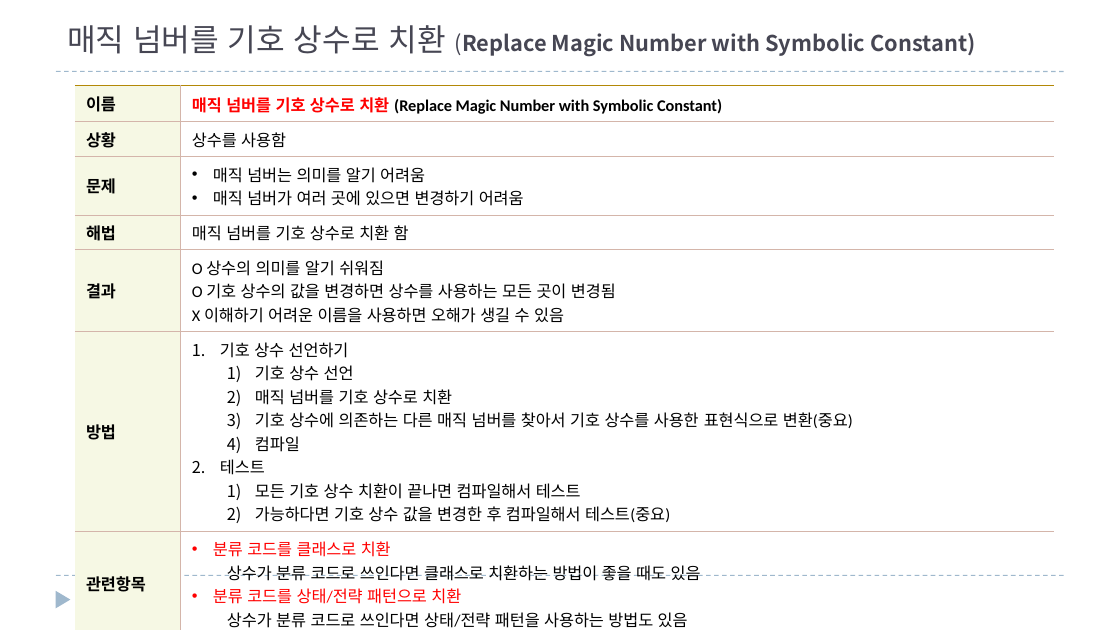
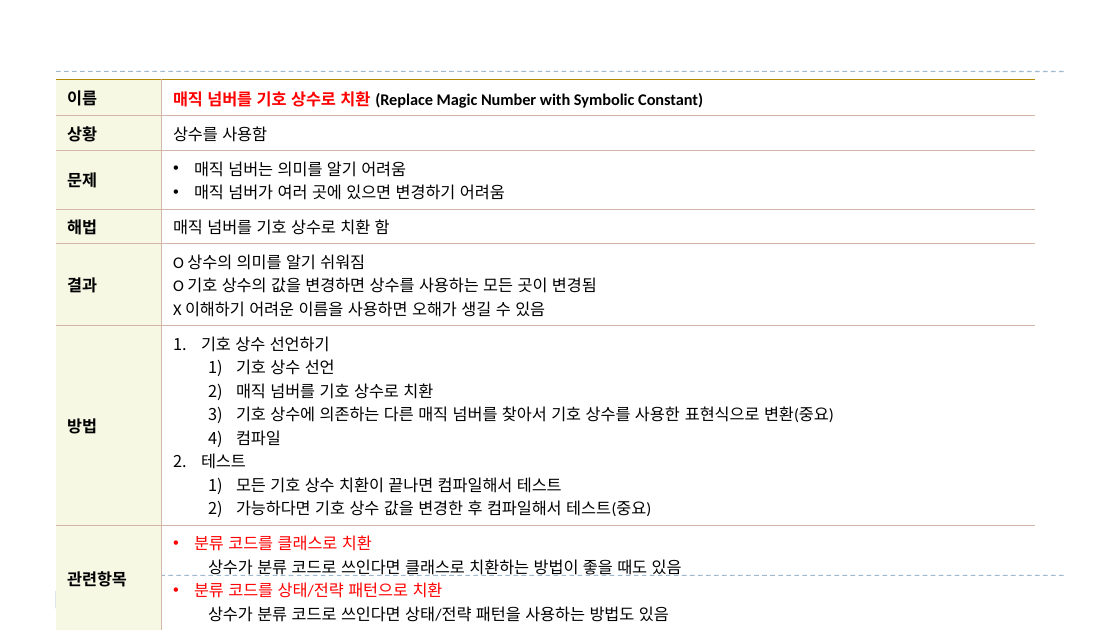
Before and after one commit to mkgungor/refactoring_java, a slide deck: slide 4 of ppt/자바로 배우는 리팩토링 입문.pptx (slide 3 before the commit). Drawn at 1120x630 pixels with LibreOffice and Linux fonts; fonts in the diff are those of the drawing. Boxes give left, top, right and bottom in pixels: in the first picture for what was removed or moved away, otherwise in the second. Text is boxed around its words. In the diff, an @@ line names an element or a change of style, - is before the commit and + after.

Commit message:
10장 에러코드를 예외로 치환부터 시작

```diff
--- a/ppt/자바로 배우는 리팩토링 입문.pptx
+++ b/ppt/자바로 배우는 리팩토링 입문.pptx
@@ title removed at box(67, 25, 975, 57) @@
-매직 넘버를 기호 상수로 치환 (Replace Magic Number with Symbolic Constant)
@@ table: place and size @@
-table at box(75, 86, 1054, 630)
+table at box(56, 80, 1035, 626)
@@ page number removed at box(86, 590, 95, 613) @@
-3
```
Also in this commit, not shown: 3 other slides changed, 31 slides added, 1 slide removed, 1 other file.
